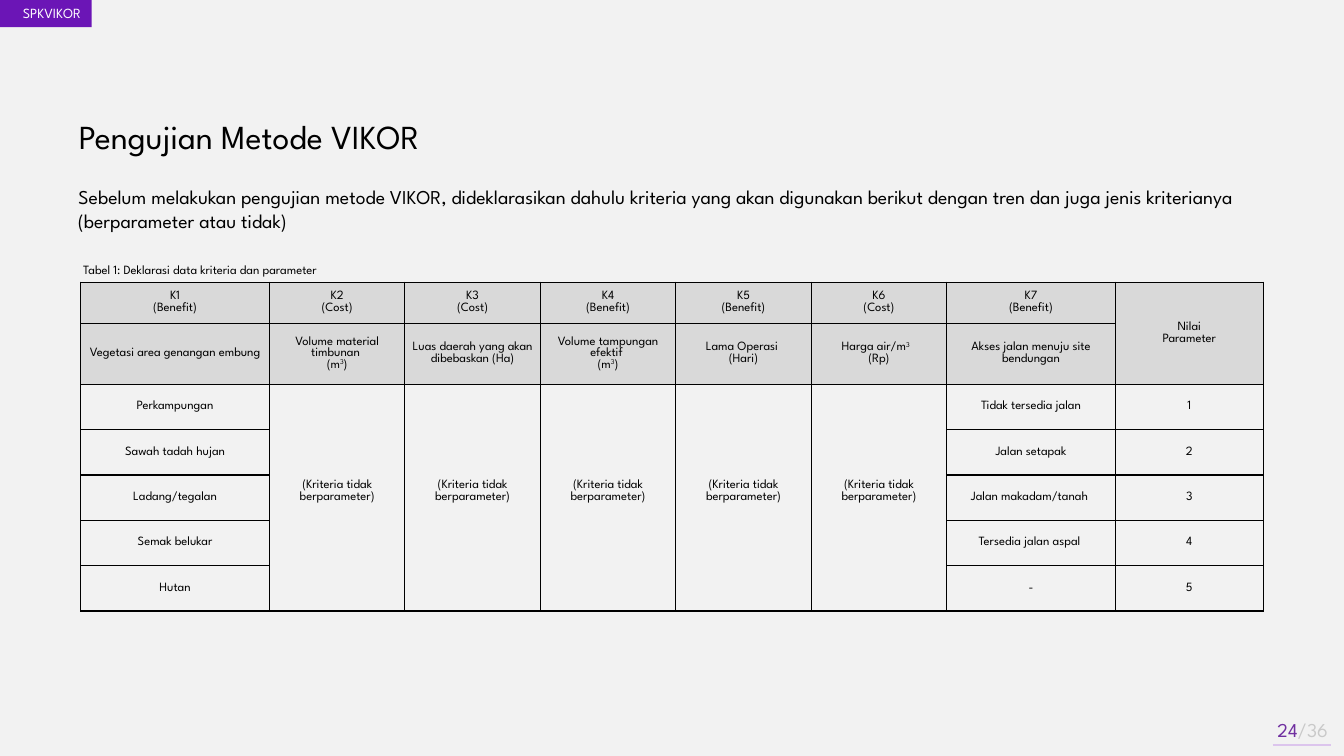
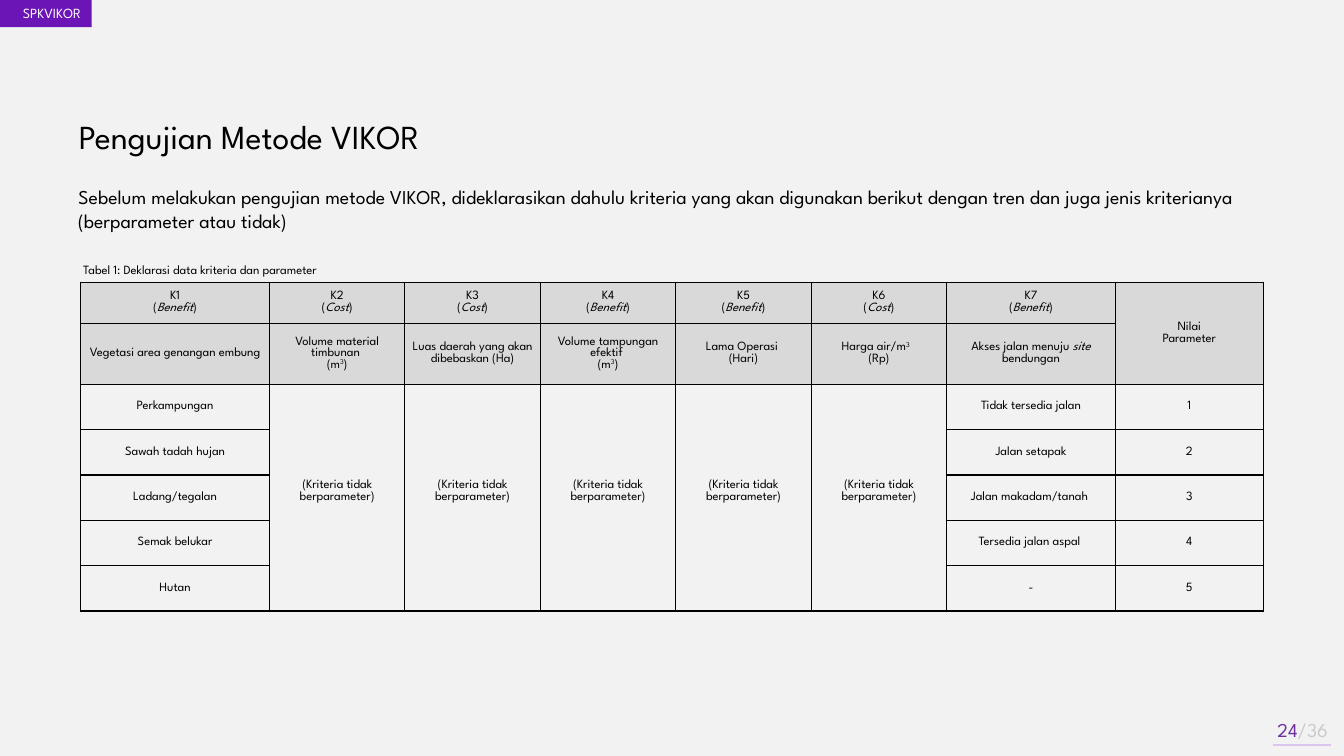
Before and after one commit to akhmadali7/TugasAkhir, a slide deck: slide 24 of PPT - TA - Akhmad Ali Sajidin.pptx. Drawn at 1344x756 pixels with LibreOffice and Linux fonts; fonts in the diff are those of the drawing. Boxes give left, top, right and bottom in pixels: in the first picture for what was removed or moved away, otherwise in the second. Text is boxed around its words. In the diff, an @@ line names an element or a change of style, - is before the commit and + after.

```diff
--- a/PPT - TA - Akhmad Ali Sajidin.pptx
+++ b/PPT - TA - Akhmad Ali Sajidin.pptx
@@ table at bbox=[81, 282, 1261, 611] @@
@@ italic on in "(Benefit)", "(Cost)", "(Cost)", "(Benefit)" and 4 more places @@
```
Also in this commit, not shown: 9 other slides changed, 38 other files.
